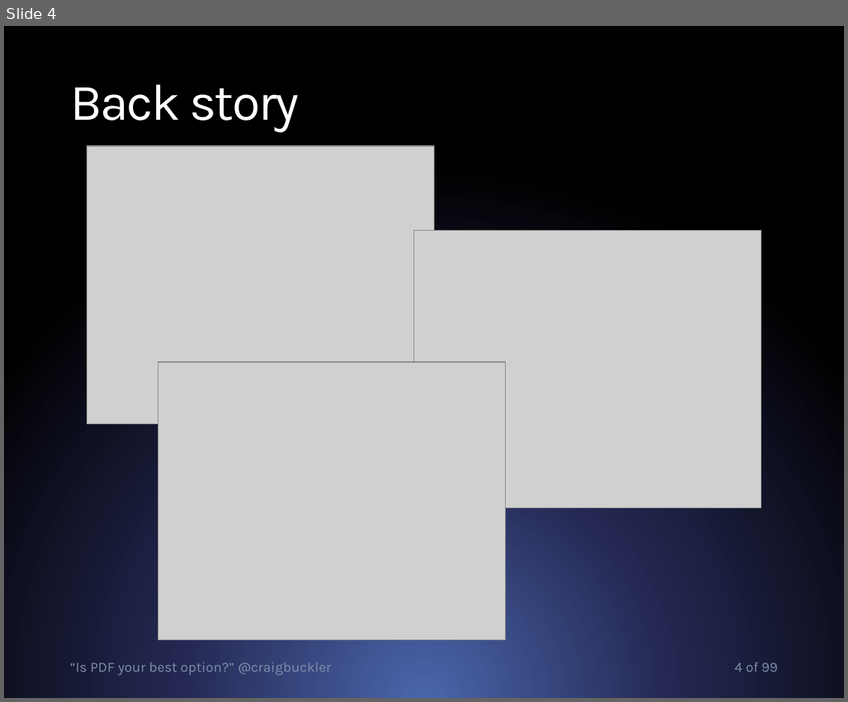
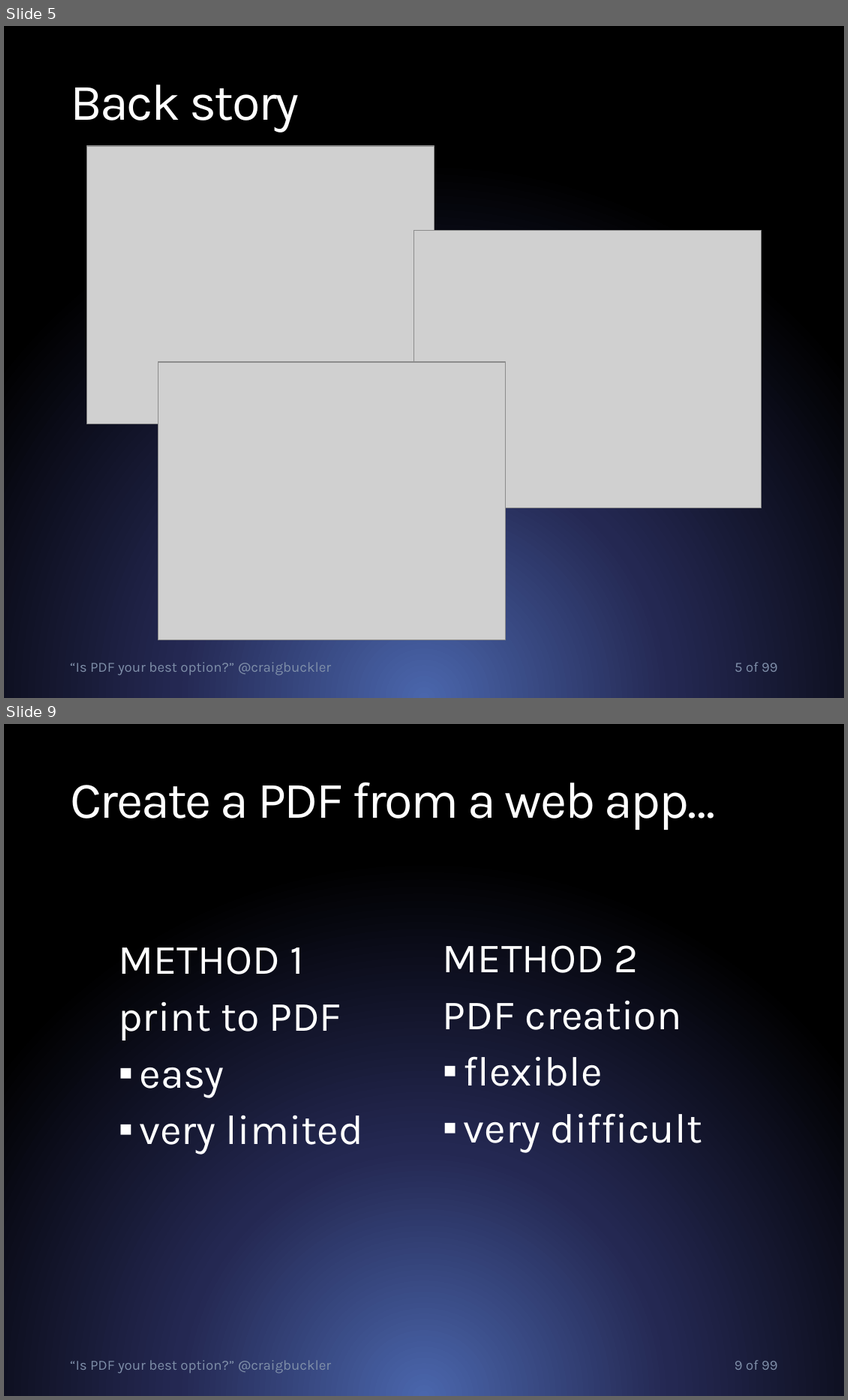
Before and after one commit to craigbuckler/html5-export, a slide deck: craigbuckler-pdf-html.pptx. Shown one above the other, each under a label of ours: slide 4 before the commit, slides 5 and 9 after it; the slides between them are not shown. The pictures are 848x702 and 848x1400 pixels, drawn with LibreOffice and Linux fonts; fonts in the diff are those of the drawing; grey boxes stand for pictures. Boxes give left, top, right and bottom in pixels: in the first picture for what was removed or moved away, otherwise in the second. Text is boxed around its words. In the diff, an @@ line names an element or a change of style, - is before the commit and + after.

```diff
--- a/craigbuckler-pdf-html.pptx
+++ b/craigbuckler-pdf-html.pptx
@@ slide 9 added at (4, 724, 844, 1396), background gradient #4A66AC to #242852 to #000000 @@
@@ title added at (70, 782, 715, 830), 44.3 pt, text #FFFFFF @@
+Create a PDF from a web app…
@@ text added at (119, 947, 363, 1154), 36 pt, text #FFFFFF @@
+METHOD 1
+print to PDF
+▪ easy
+▪ very limited
@@ text added at (443, 945, 702, 1152), 36 pt, text #FFFFFF @@
+METHOD 2
+PDF creation
+▪ flexible
+▪ very difficult
@@ text added at (70, 1360, 331, 1374), 12.1 pt, text #7F8FA9 @@
+“Is PDF your best option?” @craigbuckler
@@ page number added at (734, 1360, 778, 1370), 12.1 pt, text #7F8FA9 @@
+9 of 99
@@ what was slide 4 is now slide 5 @@
@@ page number at (734, 662, 778, 672): text changed @@
-4 of 99
+5 of 99
```
Also in this commit, not shown: 1 slide changed, 7 other slides added, 3 other files.
